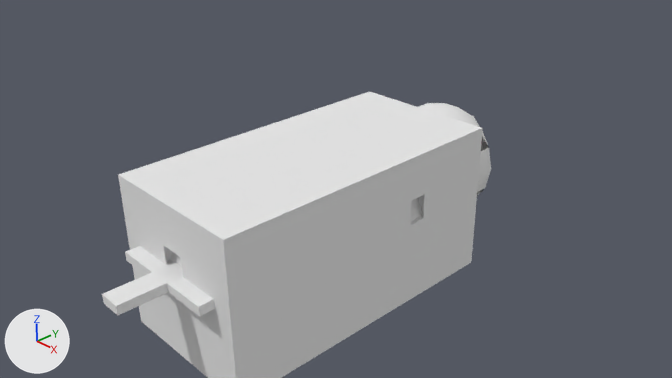
An edit to the Blender file broken/blender/brokendev.blend, drawn before and after from the same camera.
Camera for both pictures: the file's camera 'Camera'. The axes (+X, +Y, +Z) are drawn at lower left. The lights are the same throughout. The same objects are shown in both versions, whatever each file hides.

Objects in the first picture: 'area0', 'holicell', 'plus'.
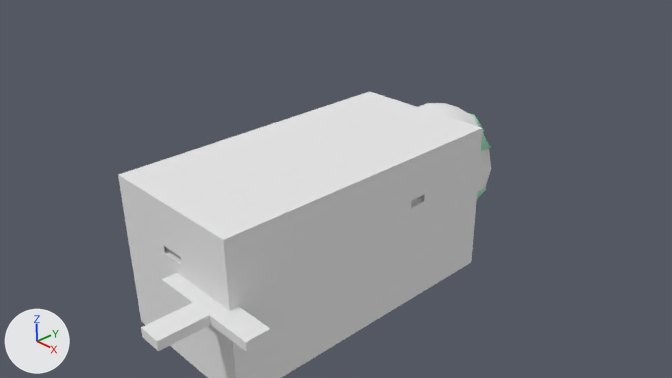
Location of each change, (x1, y1, x2, y2) in pixels of the pictures (672 x 378 px; the box of a moved part takes in the faces that stretch with it):
'plus', moved: before (102, 246, 215, 316); after (141, 273, 271, 352)
part 1 of me_area0mesh, moved or reshaped: (125, 168, 479, 378) in both

Edits to the bpy script that builds the scene:
```text
Change me_area0mesh:
    where me_area0mesh.from_pydata(...)  # 96 vertices, 94 faces; spans x -10.0..10.0, y -20.0..20.0, z -11.4..8.6
    used by ob_area0; location = (0.0, 0.0, 0.0); scale = (0.123, 0.123, 0.123)
    me_area0mesh part 1: all 24 vertices in x -10.0..10.0, y -20.0..20.0, z -0.3 are moved by (0.0, 0.0, 2.3)
Change ob_plus:
    ob_plus.location: (0.0, -2.51, 0.0) -> (0.96, -2.51, 0.0)
```
